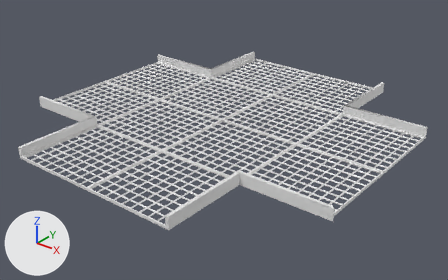
Renders of the Blender file Assets/Models/Bunker Parts/CorridorComponents/Junction Section/Cross/CorridorCrossCableTray1.blend from each side of a commit.
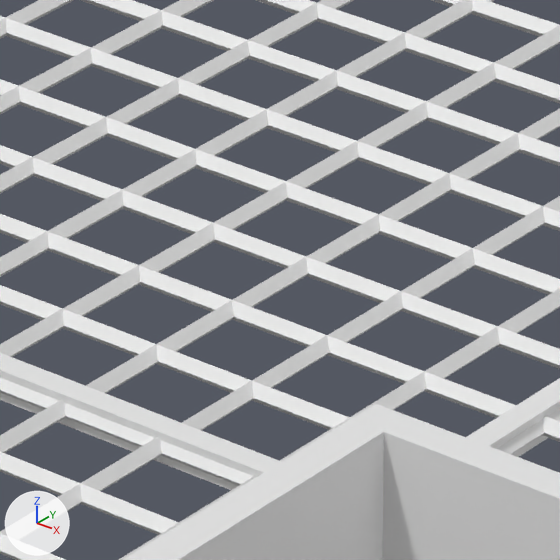
The first picture shows the older version from a 50 mm camera at (4.09, -5.09, 6.91) aimed at (0.12, -0.13, 3.83). The close-ups show both versions on the part from 46% to 57% of the width and 48% to 66% of the height of that picture; other places that the commit changed are outside them. Every picture has the same lights, and +X, +Y and +Z are marked at lower left. Materials are left out; every surface is plain grey.

Objects in the first close-up: 'CorridorCrossCableTray1'.
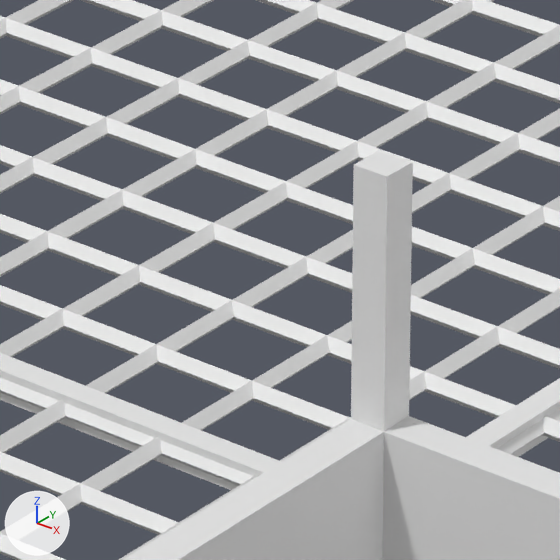
Diff of the bpy script that builds the scene:
```diff
--- a/Assets/Models/Bunker Parts/CorridorComponents/Junction Section/Cross/CorridorCrossCableTray1.blend.py
+++ b/Assets/Models/Bunker Parts/CorridorComponents/Junction Section/Cross/CorridorCrossCableTray1.blend.py
@@ me_plane_010 @@
 me_plane_010.from_pydata(...)  # 6474 vertices, 8008 faces; spans x -2.0..2.04, y -2.0..2.0, z 3.98..4.11
 # used by ob_corridorcrosscabletray1; location = (0.0, 0.0, 0.0)
+# me_plane_010 part 1: a new loose piece, a box spanning x 1.0..1.035, y -1.035..-1.0, z 4.114..4.355
```

Boxes [x1, y1, x2, y2] around the edits, measured in the close-ups (560 x 560 px):
part 1 of me_plane_010, added: after [351, 150, 413, 431]
